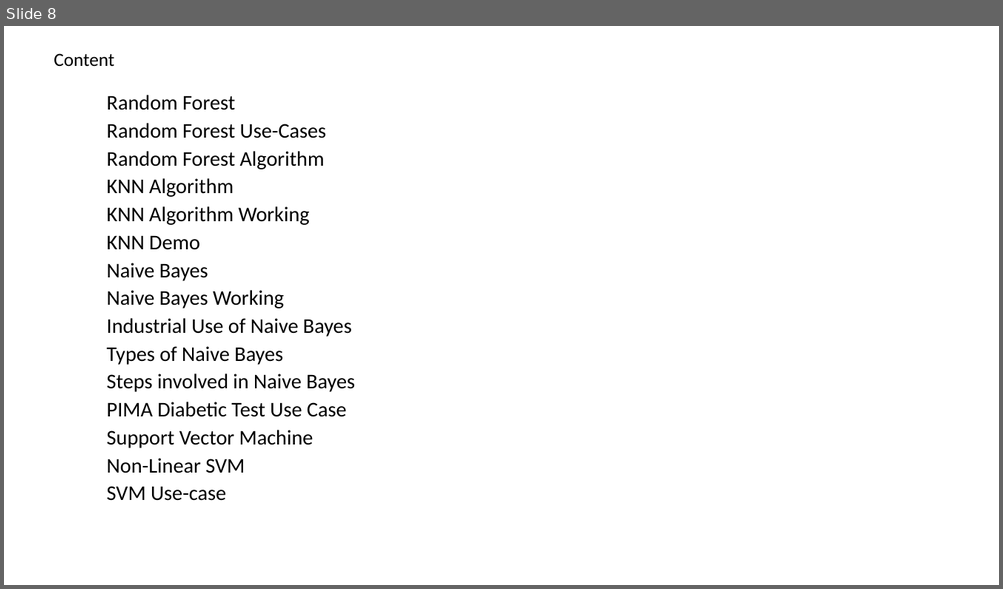
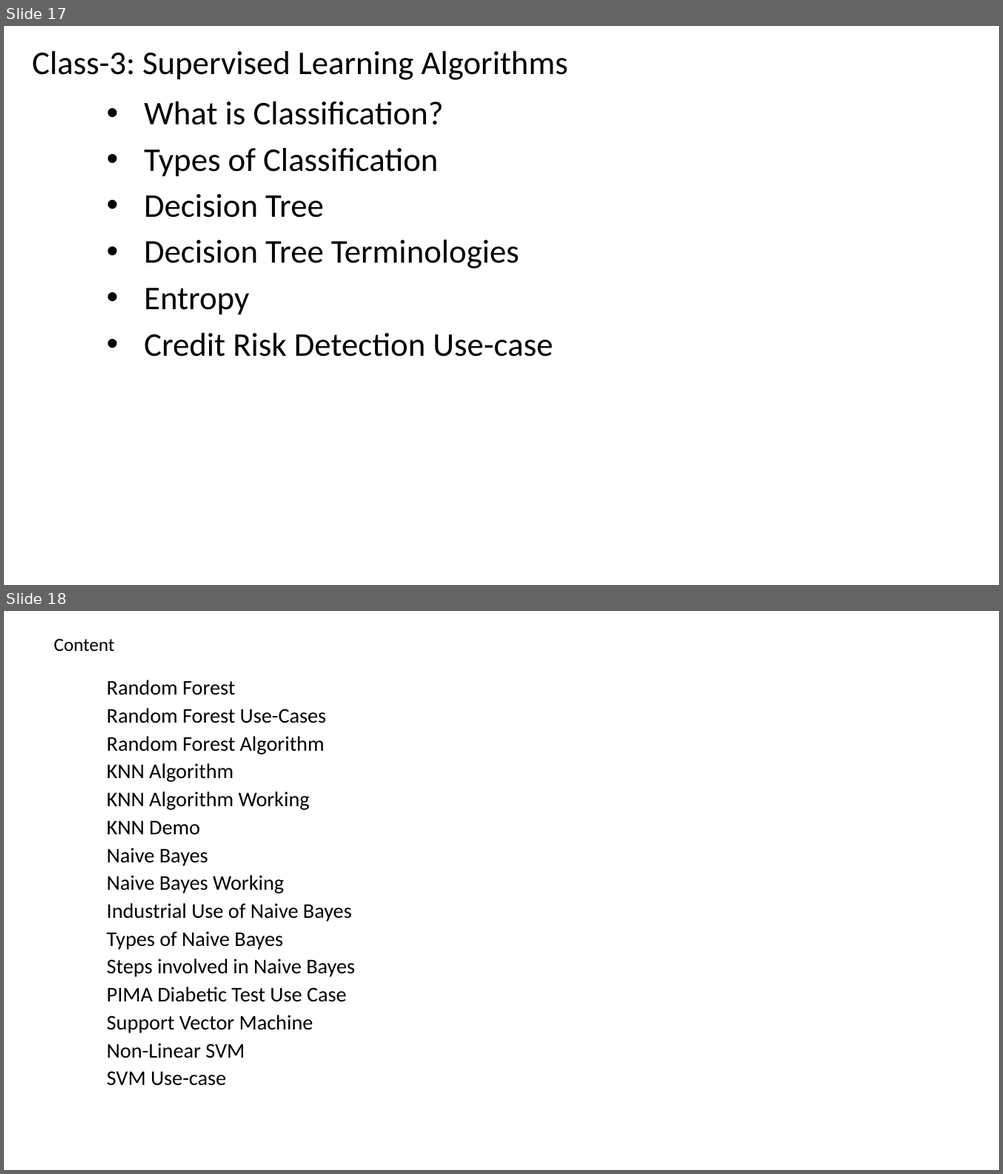
Before and after one commit to renshan2/accesspy, a slide deck: AI-ML-DL/Machine Learning.pptx. Shown one above the other, each under a label of ours: slide 8 before the commit, slides 17 and 18 after it. The pictures are 1003x589 and 1003x1174 pixels, drawn with LibreOffice and Linux fonts; fonts in the diff are those of the drawing. Boxes give left, top, right and bottom in pixels: in the first picture for what was removed or moved away, otherwise in the second. Text is boxed around its words. In the diff, an @@ line names an element or a change of style, - is before the commit and + after.

```diff
--- a/AI-ML-DL/Machine Learning.pptx
+++ b/AI-ML-DL/Machine Learning.pptx
@@ slide 17 added at bbox=[4, 26, 999, 585], background #FFFFFF @@
@@ text added at bbox=[32, 51, 568, 80], 32 pt, text #000000 @@
+Class-3: Supervised Learning Algorithms
@@ subtitle added at bbox=[144, 101, 552, 357], 32 pt, text #000000 @@
+• What is Classification?
+• Types of Classification
+• Decision Tree
+• Decision Tree Terminologies
+• Entropy
+• Credit Risk Detection Use-case
@@ what was slide 8 is now slide 18 @@
```
Also in this commit, not shown: 4 slides changed, 10 other slides added, 1 slide removed, 4 other files.
